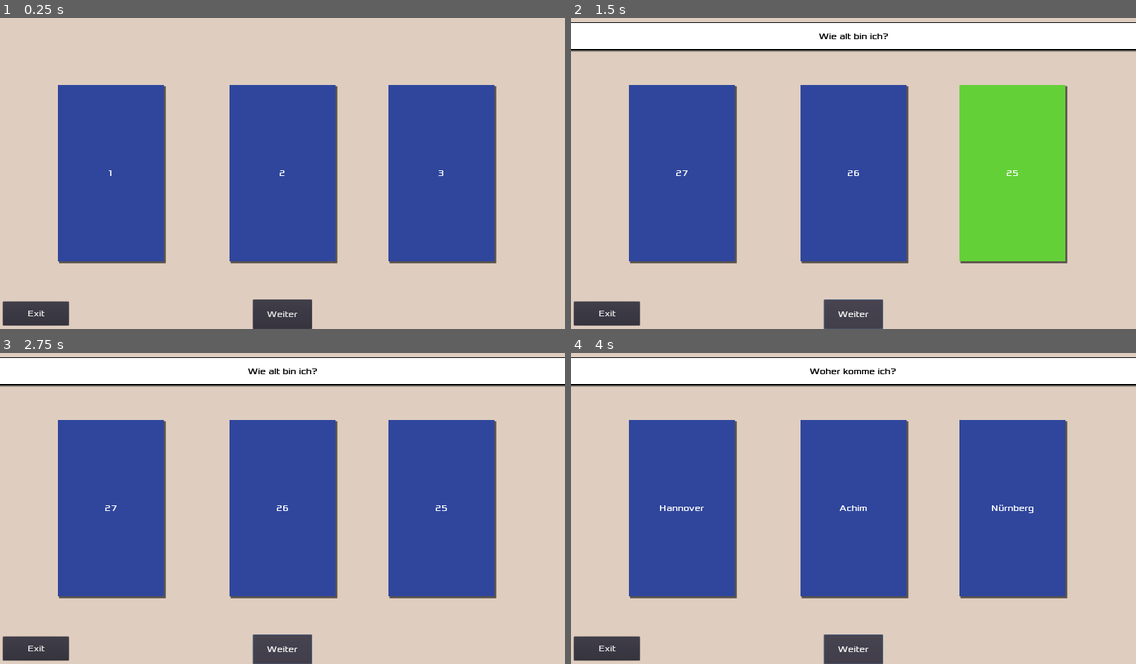
Above: before the commit, frames 1-4 (two rows, left to right).
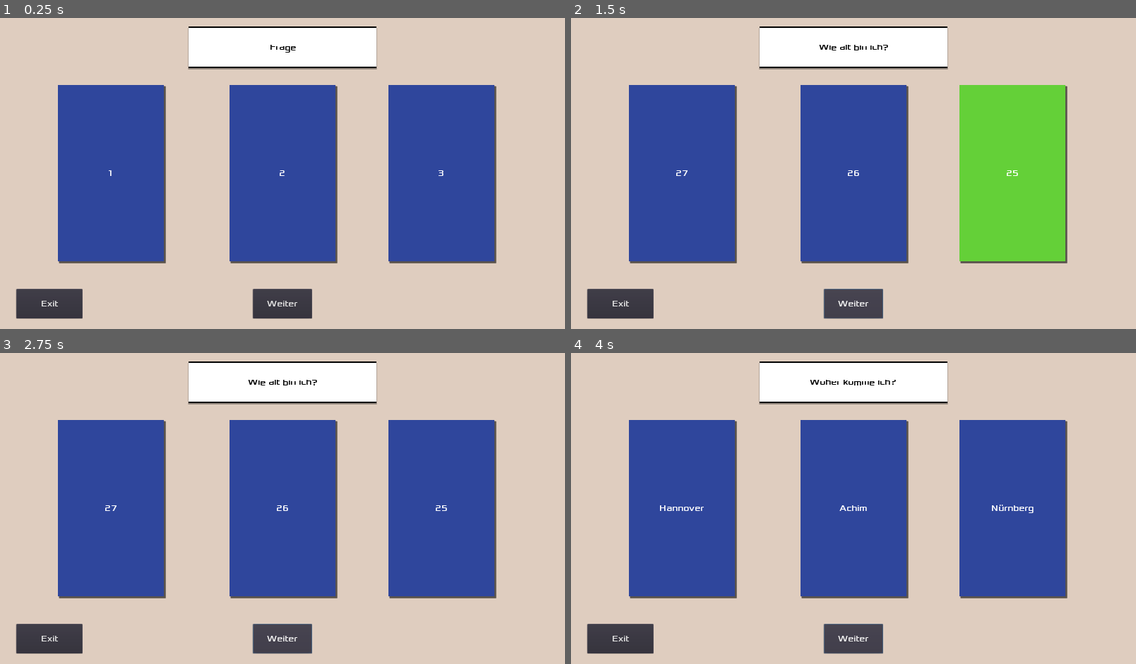
Above: after the commit, the same moments.

Repository: independens/1-2-oder-3
Game: Godot game, scene res://Main.tscn
The game is run twice, just before and just after one commit, with the same random seed, the same clock (stepped at 60 frames per second) and the same inputs.
Inputs:
- Up to frame 1 (0.25 s): no input
- Up to frame 2 (1.5 s): click "Weiter" at 0.5 s; click "Weiter" at 1.25 s
- Up to frame 3 (2.75 s): click "Weiter" at 2 s
- Up to frame 4 (4 s): tap Enter at 2.75 s; tap Space at 3.5 s

The runs differ from the first frame. In frame 1, 6.6% of the frame differs, in the area x 0-67%, y 2-100%; in frame 2, 11%; in frame 3, 11%; in frame 4, 11%, in the area x 0-100%, y 1-100%.

Commit message:
ui adjust

Diff:
--- a/Main.tscn
+++ b/Main.tscn
@@ -22,14 +22,17 @@
 
 [node name="Main" type="Node2D"]
 script = ExtResource( 2 )
+__meta__ = {
+"_edit_horizontal_guides_": [ 1040.0 ]
+}
 
 [node name="CanvasLayer" type="CanvasLayer" parent="."]
 
 [node name="Button" type="Button" parent="CanvasLayer"]
-margin_left = 9.72083
-margin_top = 987.427
-margin_right = 233.721
-margin_bottom = 1068.43
+margin_left = 56.0
+margin_top = 944.0
+margin_right = 280.0
+margin_bottom = 1044.0
 custom_fonts/font = ExtResource( 1 )
 text = "Exit"
 __meta__ = {
@@ -42,8 +45,9 @@
 anchor_right = 0.5
 anchor_bottom = 1.0
 margin_left = -100.0
-margin_top = -100.004
+margin_top = -136.0
 margin_right = 100.0
+margin_bottom = -36.0
 custom_fonts/font = ExtResource( 1 )
 shortcut = SubResource( 2 )
 text = "Weiter"
@@ -56,15 +60,17 @@
 margin_bottom = 1080.0
 color = Color( 0.878431, 0.807843, 0.752941, 1 )
 __meta__ = {
+"_edit_lock_": true,
 "_edit_use_anchors_": false
 }
 
 [node name="Question" type="Label" parent="."]
-visible = false
-margin_left = -0.213882
-margin_top = 35.3619
-margin_right = 1919.79
-margin_bottom = 131.362
+anchor_left = 0.5
+anchor_right = 0.5
+margin_left = 640.0
+margin_top = 50.0
+margin_right = 1280.0
+margin_bottom = 192.0
 custom_styles/normal = SubResource( 3 )
 custom_fonts/font = ExtResource( 1 )
 custom_colors/font_color = Color( 0, 0, 0, 1 )
--- a/project.godot
+++ b/project.godot
@@ -10,6 +10,7 @@
 
 _global_script_classes=[  ]
 _global_script_class_icons={
+
 }
 
 [application]
Not shown, added: Numbers/1.png.import
Not shown, added: Numbers/2.png.import
Not shown, added: Numbers/3.png.import
Not shown, added: looplights/looplights_00012.png.import
Not shown, added: looplights/looplights_00013.png.import
Not shown, added: looplights/looplights_00014.png.import
Not shown, added: looplights/looplights_00015.png.import
Not shown, added: looplights/looplights_00016.png.import
Not shown, added: looplights/looplights_00017.png.import
Not shown, added: looplights/looplights_00018.png.import
Not shown, added: looplights/looplights_00019.png.import
Not shown, added: looplights/looplights_00020.png.import
(and 17 more such lines)
